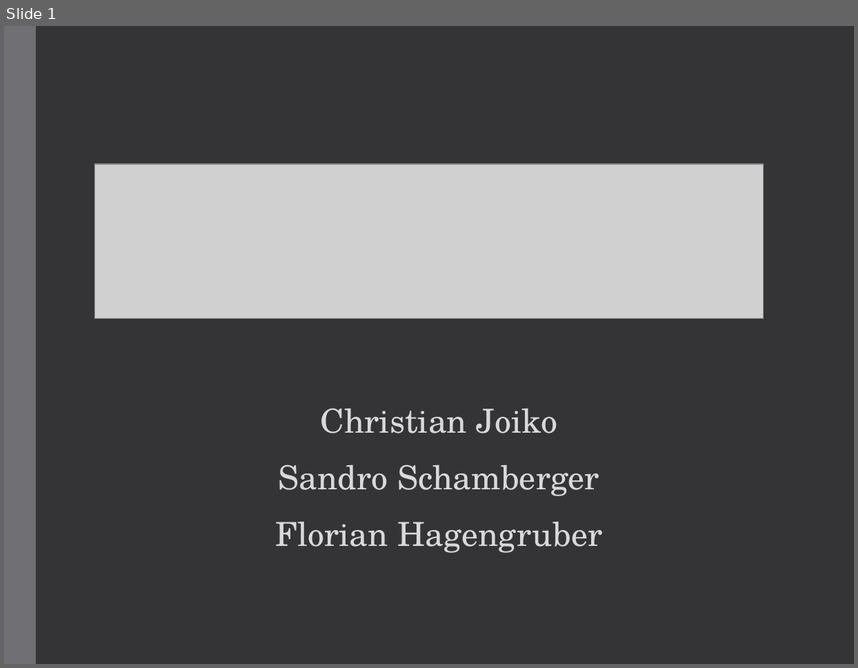
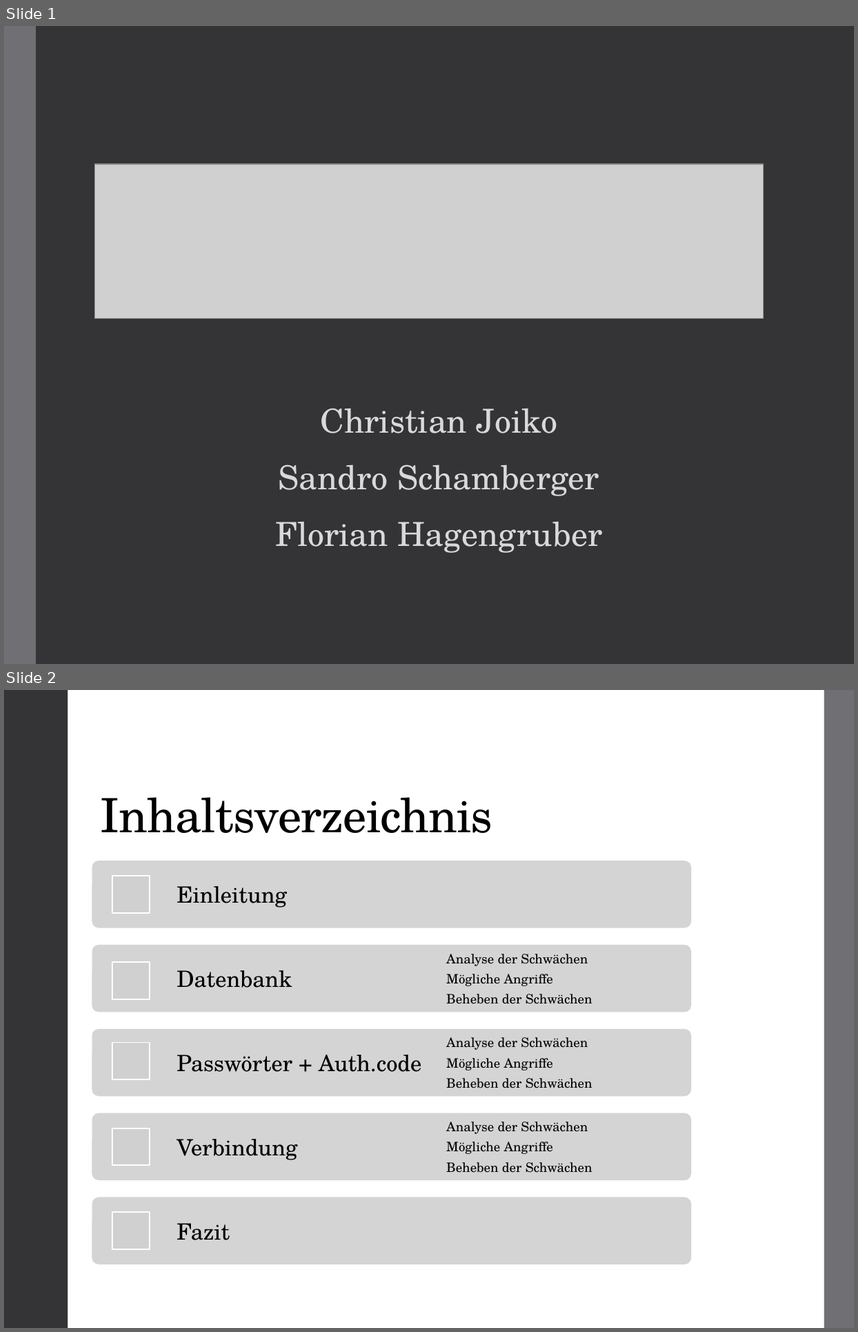
Before and after one commit to hagengruber/chess_server_strong, a slide deck: Chess Server.pptx. Shown one above the other, each under a label of ours: slide 1 before the commit, slides 1 and 2 after it. The pictures are 858x668 and 858x1332 pixels, drawn with LibreOffice and Linux fonts; fonts in the diff are those of the drawing; grey boxes stand for pictures. Boxes give left, top, right and bottom in pixels: in the first picture for what was removed or moved away, otherwise in the second. Text is boxed around its words. In the diff, an @@ line names an element or a change of style, - is before the commit and + after.

Commit message:
Added DB to PPP

```diff
--- a/Chess Server.pptx
+++ b/Chess Server.pptx
@@ slide 2 added at [4, 690, 854, 1328], background #FFFFFF @@
@@ rectangle added at [4, 690, 854, 1328], fill #FFFFFF @@
@@ rectangle added at [4, 690, 67, 1328], fill #353537 @@
@@ rectangle added at [787, 690, 854, 1328], fill #353537 @@
@@ rectangle added at [824, 690, 854, 1328], fill #6F6F74 @@
@@ title added at [101, 797, 493, 833], 40 pt, text #000000 @@
+Inhaltsverzeichnis
@@ group added at [92, 861, 691, 1264]: 8 texts, 5 rounded rectangles, 5 pictures @@
+Einleitung
+Datenbank
+Analyse der Schwächen
+Mögliche Angriffe
+Beheben der Schwächen
+Passwörter + Auth.code
+Analyse der Schwächen
+Mögliche Angriffe
+Beheben der Schwächen
+Verbindung
+Analyse der Schwächen
+Mögliche Angriffe
+Beheben der Schwächen
+Fazit
```
Also in this commit, not shown: 5 other slides added, 4 slides removed.
